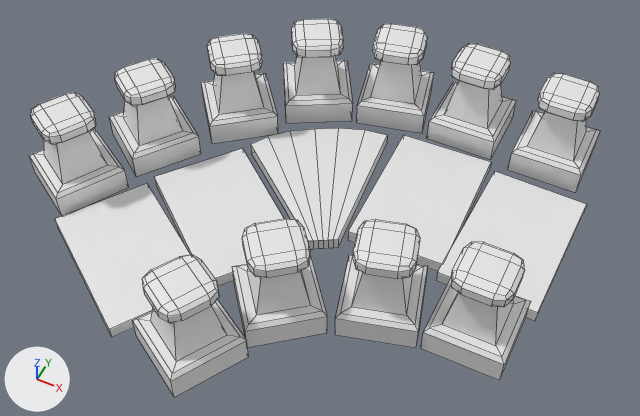
An edit to the FBX model Assets/Prefabs/Hex Tiles/Components/HEX_Decorations_Road_60.fbx, drawn before and after from the same camera.
Before and after are seen from a camera (50 mm lens) standing at (2.64, -5.26, 7.07) and looking at (0.32, -0.63, 1.27). Every picture has the same lights, and +X, +Y and +Z are marked at lower left. Mesh edges are drawn as thin lines. Where no turn or scale is listed for an object, it has been applied to the vertices.
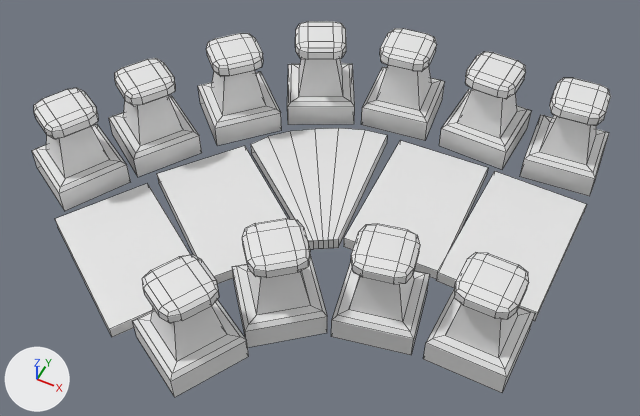
Commit message: More Road Stuff

Where the newer file only moved an object's origin or applied its transform, the numbers keep the older frame.

The change, as a list of edits to the scene's bpy script:
```text
Change me_cube_015:
    where me_cube_015.from_pydata(...)  # 76 vertices, 74 faces; spans x -0.328..0.328, y -0.328..0.328, z -0.356..0.504
    used by ob_cube_010; location = (1.948, -1.1, 1.401)
    me_cube_015 part 6: the whole mesh is turned -91 degrees about the z axis through its middle, then moved by (0.06, -0.089, 0.0)
Change me_cube_020:
    where me_cube_020.from_pydata(...)  # 76 vertices, 74 faces; spans x -0.328..0.328, y -0.328..0.328, z -0.356..0.504
    used by ob_cube_009; location = (1.929, 1.11, 1.401)
    me_cube_020 part 8: the whole mesh is turned 93.8 degrees about the z axis through its middle, then moved by (0.107, -0.012, 0.0)
Change me_cube_033:
    where me_cube_033.from_pydata(...)  # 76 vertices, 74 faces; spans x -0.448..0.448, y -0.448..0.448, z -0.356..0.504
    used by ob_cube_005; location = (-0.455, 0.865, 1.401)
    me_cube_033 part 2: the whole mesh is turned 87 degrees about the z axis through its middle, then moved by (0.048, -0.018, 0.0)
Change me_cube_023:
    where me_cube_023.from_pydata(...)  # 8 vertices, 6 faces; spans x -100.0..100.0, y -100.0..100.0, z -100.0..100.0
    used by ob_cube_008; location = (1.018, 0.06, 1.045); rotation_euler = (1.571, 0.0, -1.538), in degrees (90, 0, -88); scale = (-0.00677, -0.000585, -0.00441)
    me_cube_023 part 5: the whole mesh is moved by (-8.0, 0.0, 230.0)
Change me_cube_021:
    where me_cube_021.from_pydata(...)  # 76 vertices, 74 faces; spans x -0.328..0.328, y -0.328..0.328, z -0.356..0.504
    used by ob_cube_001; location = (1.084, 1.167, 1.401)
    me_cube_021 part 4: the whole mesh is turned -3.2 degrees about the z axis through its middle, then moved by (0.161, -0.06, 0.0)
Change me_cube_022:
    where me_cube_022.from_pydata(...)  # 76 vertices, 74 faces; spans x -0.405..0.405, y -0.405..0.405, z -0.356..0.504
    used by ob_cube_007; location = (1.18, -1.215, 1.401)
    me_cube_022 part 1: the whole mesh is turned 175.3 degrees about the z axis through its middle, then moved by (0.012, -0.048, 0.0)
Change me_cube_032:
    where me_cube_032.from_pydata(...)  # 76 vertices, 74 faces; spans x -0.448..0.448, y -0.448..0.448, z -0.356..0.504
    used by ob_cube_014; location = (-1.922, -1.129, 1.401)
    me_cube_032 part 9: the whole mesh is turned -179.9 degrees about the z axis through its middle, then moved by (-0.021, 0.062, 0.0)
Change me_cube_034:
    where me_cube_034.from_pydata(...)  # 76 vertices, 74 faces; spans x -0.395..0.395, y -0.395..0.395, z -0.356..0.504
    used by ob_cube_015; location = (0.289, 1.131, 1.401)
    me_cube_034 part 3: the whole mesh is turned 172.9 degrees about the z axis through its middle, then moved by (0.101, -0.042, 0.0)
Change me_cube_029:
    where me_cube_029.from_pydata(...)  # 8 vertices, 6 faces; spans x -100.0..100.0, y -100.0..100.0, z -100.0..100.0
    used by ob_cube_012; location = (-0.492, -0.904, 1.045); rotation_euler = (1.571, 0.0, -0.666), in degrees (90, 0, -38); scale = (-0.00677, -0.000585, -0.00441)
    me_cube_029 part 7: the whole mesh is moved by (-21.0, 0.0, -223.0)
Change ob_cube_008:
    ob_cube_008.location: (1.018, 0.06, 1.045) -> (0.0, 0.0, 1.045)
Change ob_cube_012:
    ob_cube_012.location: (-0.492, -0.904, 1.045) -> (0.0, 0.0, 1.045)
```

Boxes (x1, y1, x2, y2) around the edits, measured in the pictures (640 x 416 px):
'Cube.010', mesh turned
    before: (421, 242, 531, 381)
    after: (423, 252, 535, 393)
'Cube.008', moved
    before: (348, 135, 491, 272)
    after: (344, 140, 488, 279)
'Cube.012', moved
    before: (154, 148, 284, 286)
    after: (157, 146, 287, 284)
'Cube.007', mesh turned
    before: (335, 219, 428, 348)
    after: (331, 224, 430, 355)
'Cube.001', mesh turned
    before: (427, 43, 516, 160)
    after: (439, 51, 531, 169)
'Cube.009', mesh turned
    before: (508, 73, 600, 192)
    after: (520, 78, 611, 196)
'Cube.014', mesh turned
    before: (29, 93, 128, 216)
    after: (32, 88, 131, 211)
'Cube.015', mesh turned
    before: (357, 24, 434, 133)
    after: (361, 28, 445, 141)
'Cube.005', mesh turned
    before: (284, 19, 353, 123)
    after: (287, 21, 355, 125)
